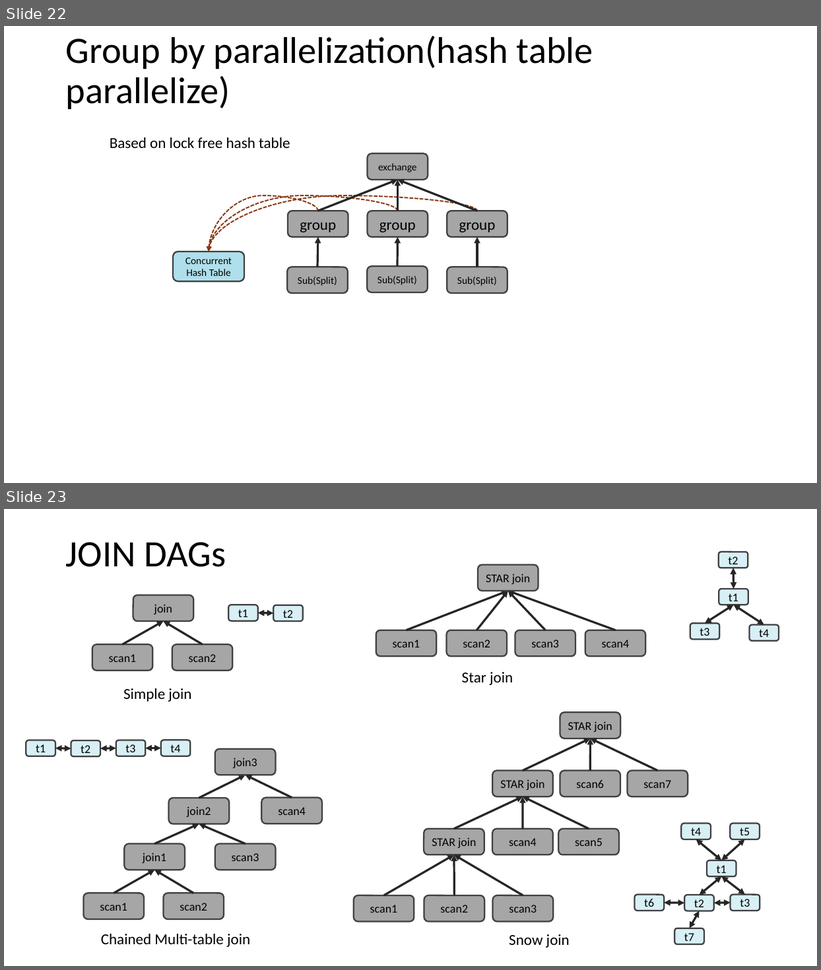
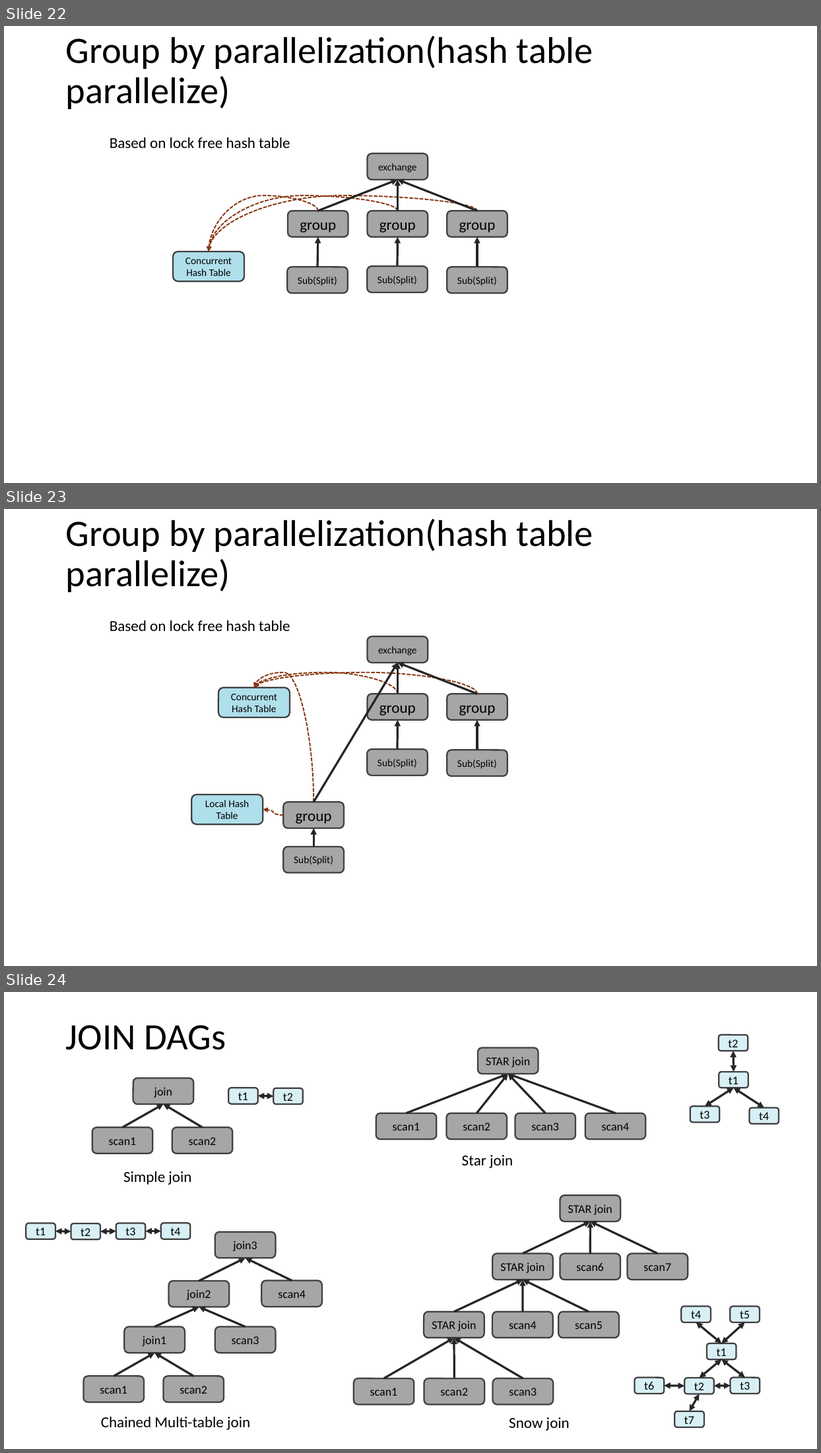
Before and after one commit to scott-zgeng/thor, a slide deck: doc/thor architecture.pptx. Shown one above the other, each under a label of ours: slides 22 and 23 before the commit, slides 22, 23 and 24 after it. The pictures are 821x970 and 821x1453 pixels, drawn with LibreOffice and Linux fonts; fonts in the diff are those of the drawing. Boxes give left, top, right and bottom in pixels: in the first picture for what was removed or moved away, otherwise in the second. Text is boxed around its words. In the diff, an @@ line names an element or a change of style, - is before the commit and + after.

```diff
--- a/doc/thor architecture.pptx
+++ b/doc/thor architecture.pptx
@@ slide 23 added at bbox=[4, 509, 817, 966], background #FFFFFF @@
@@ title added at bbox=[66, 519, 593, 592], 44 pt, text #000000 @@
+Group by parallelization(hash table parallelize)
@@ text added at bbox=[110, 621, 290, 631], 18 pt, text #000000 @@
+Based on lock free hash table
@@ rounded rectangle added at bbox=[368, 636, 428, 663], fill #A6A6A6, outline #404040 1.75 pt, 12 pt, text #000000 @@
+exchange
@@ arrow added from (314, 803) to (397, 663), #262626 2.5 pt @@
@@ arrow added from (397, 694) to (397, 663), #262626 2.5 pt @@
@@ arrow added from (477, 694) to (397, 663), #262626 2.5 pt @@
@@ curved arrow added from (314, 803) to (254, 688), #893713 1.5 pt dashed @@
@@ curved arrow added from (397, 694) to (254, 688), #893713 1.5 pt dashed @@
@@ curved arrow added from (477, 694) to (254, 688), #893713 1.5 pt dashed @@
@@ rounded rectangle added at bbox=[218, 688, 290, 718], fill #AFDFEB, outline #404040 1.75 pt, 12 pt, text #000000 @@
+Concurrent Hash Table
@@ rounded rectangle added at bbox=[368, 694, 428, 720], fill #A6A6A6, outline #404040 1.75 pt, 18 pt, text #000000 @@
+group
@@ rounded rectangle added at bbox=[447, 694, 507, 720], fill #A6A6A6, outline #404040 1.75 pt, 18 pt, text #000000 @@
+group
@@ arrow added from (397, 749) to (397, 720), #262626 2.5 pt @@
@@ arrow added from (477, 750) to (477, 720), #262626 2.5 pt @@
@@ rounded rectangle added at bbox=[367, 749, 427, 776], fill #A6A6A6, outline #404040 1.75 pt, 12 pt, text #000000 @@
+Sub(Split)
@@ rounded rectangle added at bbox=[447, 750, 507, 776], fill #A6A6A6, outline #404040 1.75 pt, 12 pt, text #000000 @@
+Sub(Split)
@@ rounded rectangle added at bbox=[192, 795, 263, 825], fill #AFDFEB, outline #404040 1.75 pt, 12 pt, text #000000 @@
+Local Hash Table
@@ rounded rectangle added at bbox=[283, 803, 344, 828], fill #A6A6A6, outline #404040 1.75 pt, 18 pt, text #000000 @@
+group
@@ curved arrow added from (283, 815) to (263, 810), #893713 1.5 pt dashed @@
@@ arrow added from (314, 847) to (314, 828), #262626 2.5 pt @@
@@ rounded rectangle added at bbox=[283, 847, 344, 873], fill #A6A6A6, outline #404040 1.75 pt, 12 pt, text #000000 @@
+Sub(Split)
@@ what was slide 23 is now slide 24 @@
```
Also in this commit, not shown: 1 other file.
